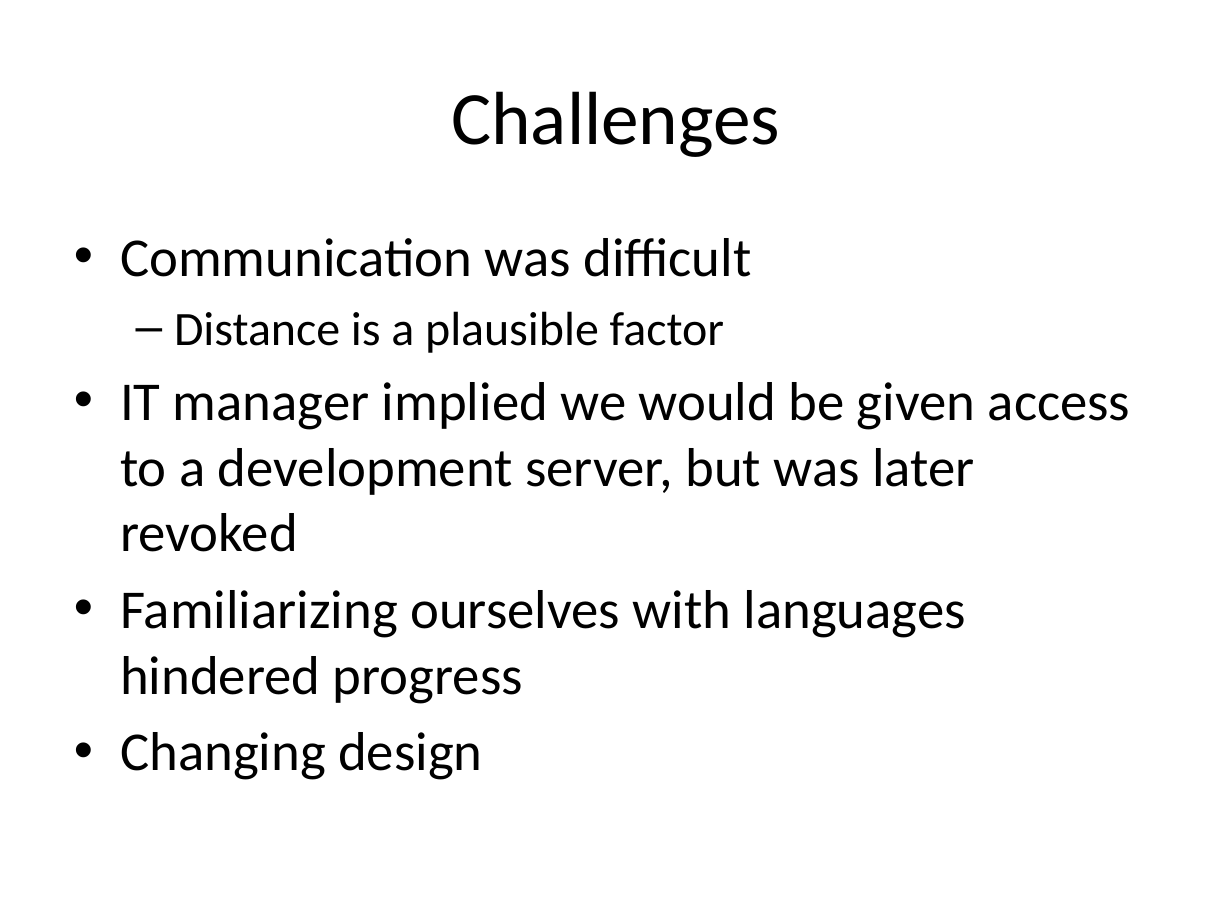
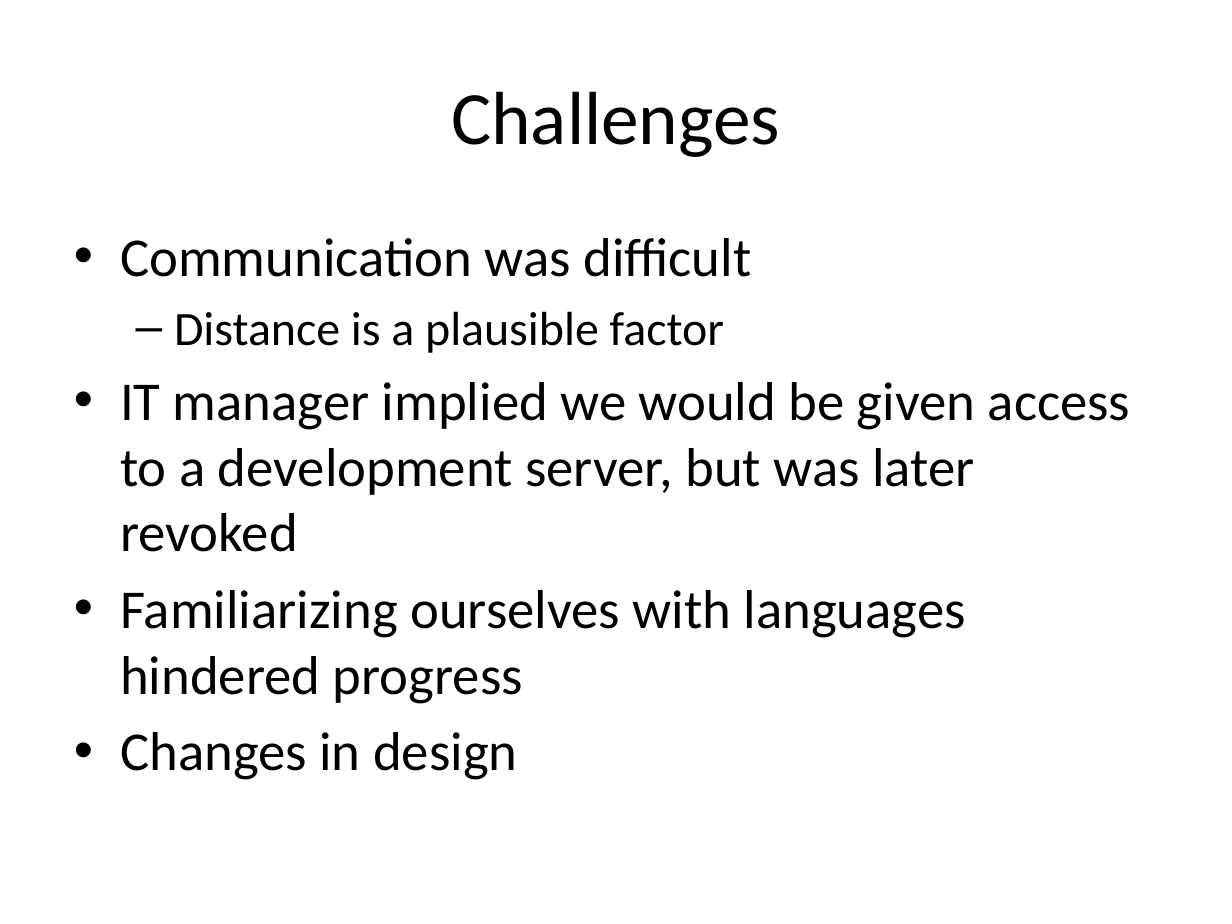
Before and after one commit to telepresencebot2/Transportation-For-Visually-Impaired, a slide deck: slide 10 of Presentation.pptx. Drawn at 1232x924 pixels with LibreOffice and Linux fonts; fonts in the diff are those of the drawing; background and template pictures are left out. Boxes give left, top, right and bottom in pixels: in the first picture for what was removed or moved away, otherwise in the second. Text is boxed around its words. In the diff, an @@ line names an element or a change of style, - is before the commit and + after.

Commit message:
design changes

```diff
--- a/Presentation.pptx
+++ b/Presentation.pptx
@@ text at box(120, 732, 517, 780): text changed @@
-• Changing design
+• Changes in design
```
Also in this commit, not shown: 3 other slides changed.
